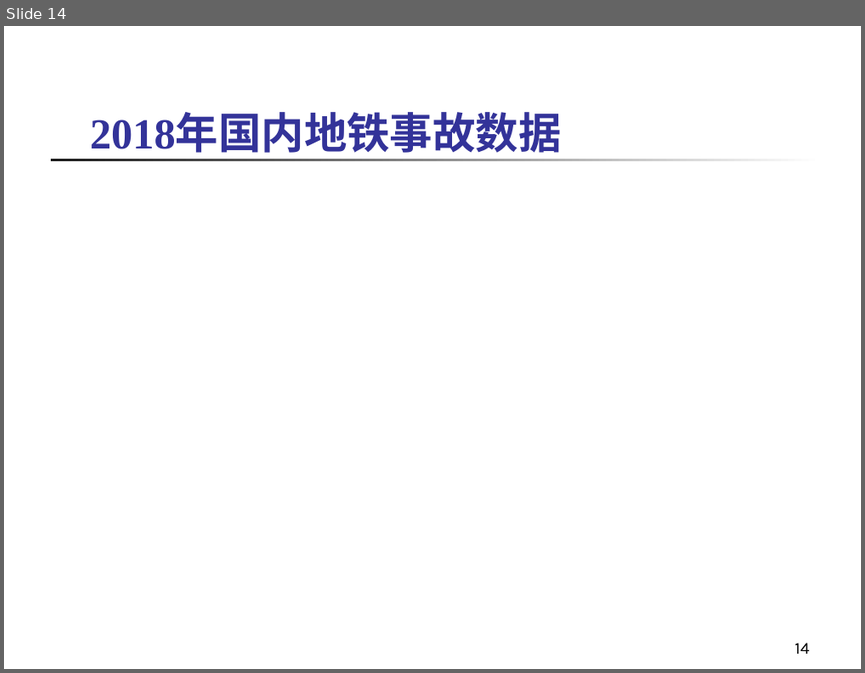
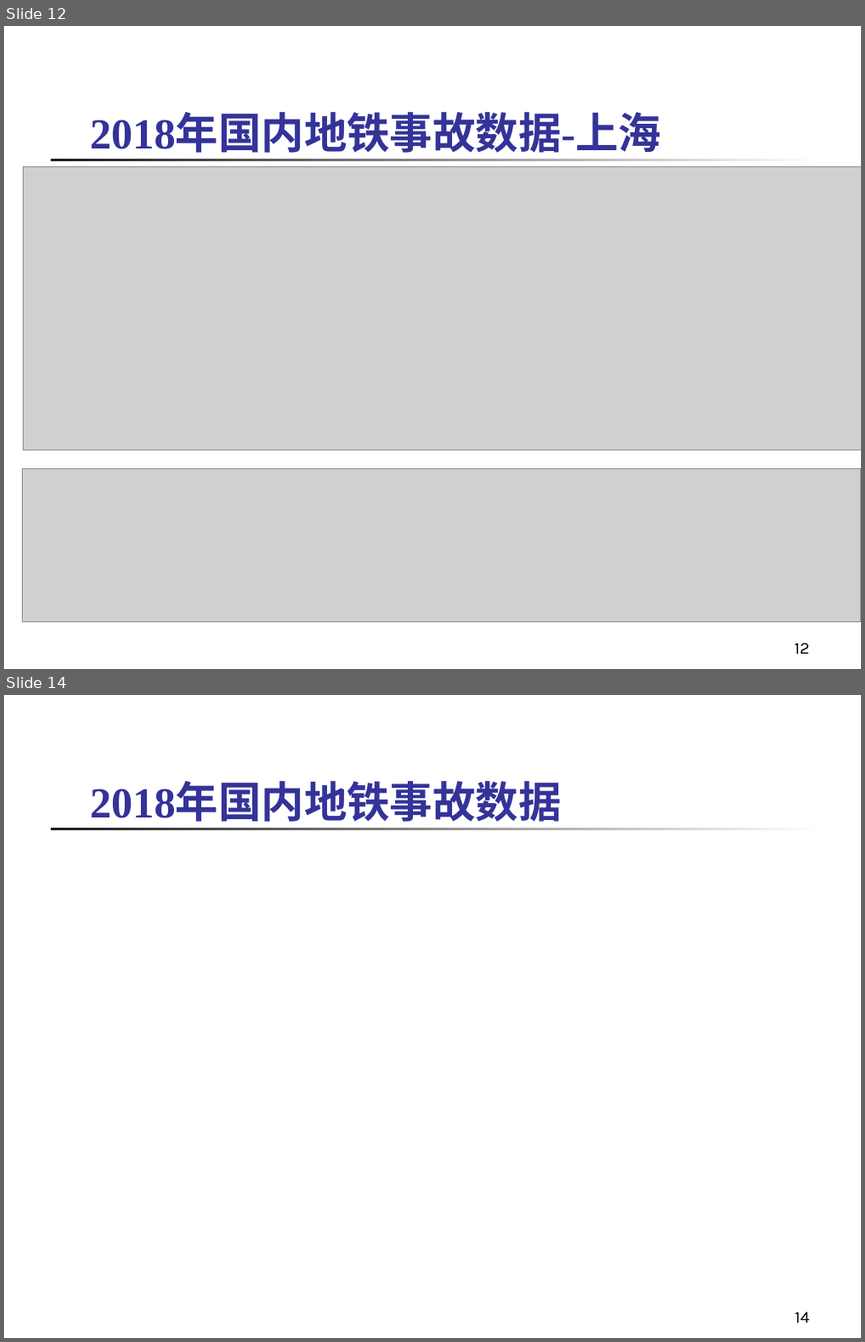
Before and after one commit to jiating777/laboratory, a slide deck: 地铁事故调研 5.ppt. Shown one above the other, each under a label of ours: slide 14 before the commit, slides 12 and 14 after it; the slides between them are not shown. The pictures are 865x673 and 865x1342 pixels, drawn with LibreOffice and Linux fonts; fonts in the diff are those of the drawing; grey boxes stand for pictures. Boxes give left, top, right and bottom in pixels: in the first picture for what was removed or moved away, otherwise in the second. Text is boxed around its words. In the diff, an @@ line names an element or a change of style, - is before the commit and + after.

```diff
--- a/地铁事故调研 5.ppt
+++ b/地铁事故调研 5.ppt
@@ slide 12 added at (4,26,861,669), background #FFFFFF; not listed: 1 template element that a slide beside it also shows @@
@@ text added at (90,114,661,153), 36 pt, text #333399, bold @@
+2018年国内地铁事故数据-上海
@@ picture added at (23,166,861,449) @@
@@ picture added at (22,468,861,622) @@
@@ page number added at (794,642,810,653), 14 pt, text #000000 @@
+12
```
Also in this commit, not shown: 2 slides changed, 1 other slide added, 2 slides removed.
